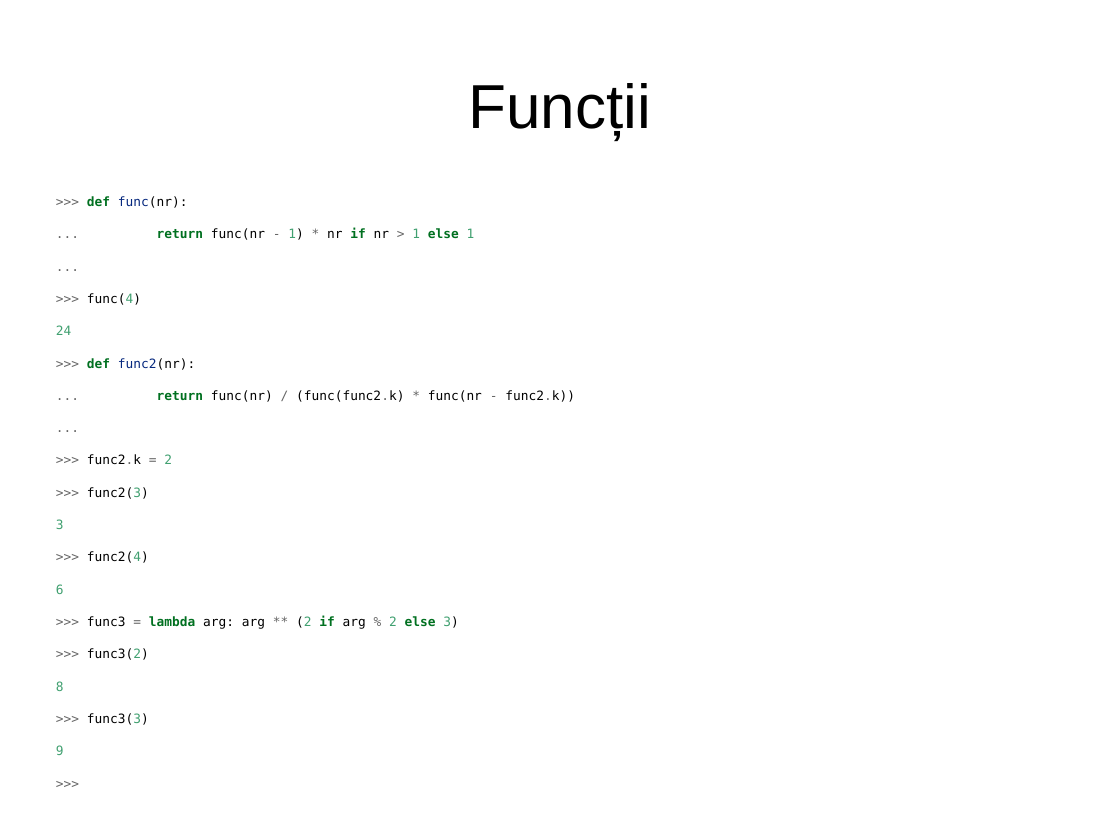
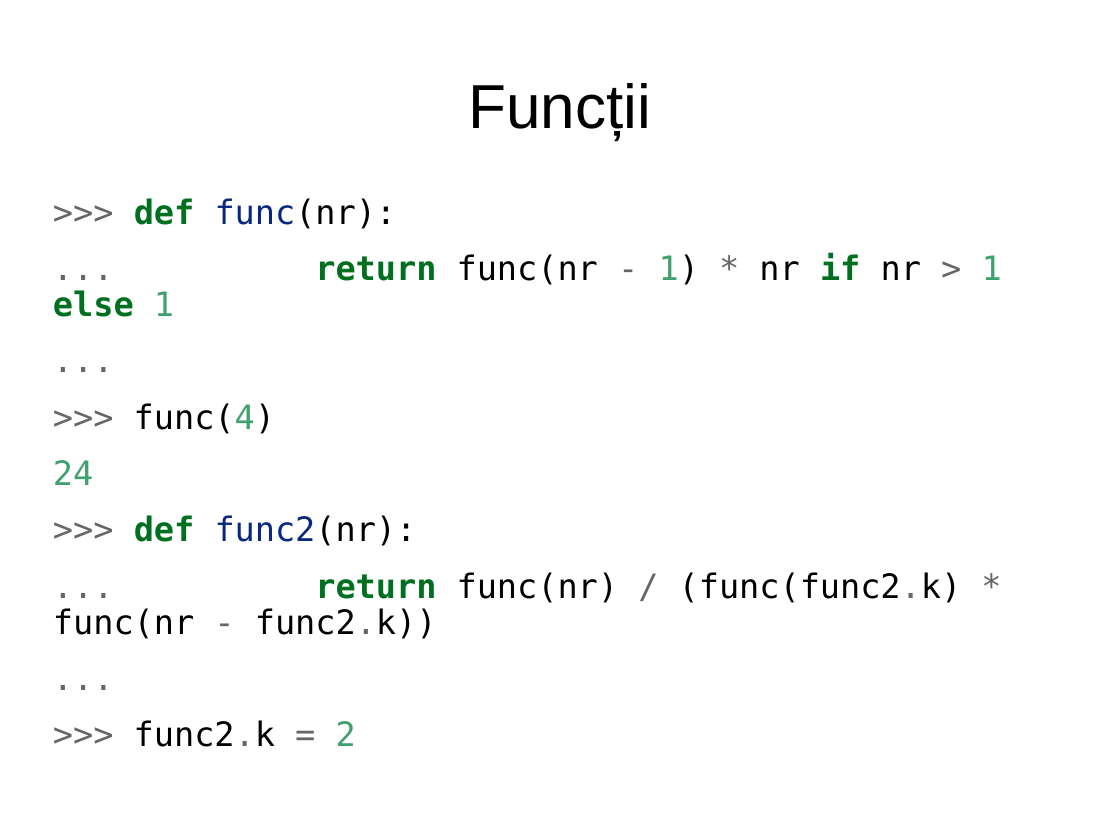
Before and after one commit to RoPython/ropython-presentations, a slide deck: slide 20 of cmiN/1/intro.odp (slide 12 before the commit). Drawn at 1120x840 pixels with LibreOffice and Linux fonts; fonts in the diff are those of the drawing. Boxes give left, top, right and bottom in pixels: in the first picture for what was removed or moved away, otherwise in the second. Text is boxed around its words. In the diff, an @@ line names an element or a change of style, - is before the commit and + after.

```diff
--- a/cmiN/1/intro.odp
+++ b/cmiN/1/intro.odp
@@ text ">>> def func(nr):" at [53, 198, 1002, 747]: size 9.1 to 23.8 pt; line spacing 0.8 to 0.9 @@
@@ text at [56, 487, 458, 755]: paragraphs removed @@
->>> func2(3)
-3
->>> func2(4)
-6
->>> func3 = lambda arg: arg ** (2 if arg % 2 else 3)
->>> func3(2)
-8
->>> func3(3)
-9
->>>
```
Also in this commit, not shown: 8 other slides changed, 20 slides added, 1 slide removed.
